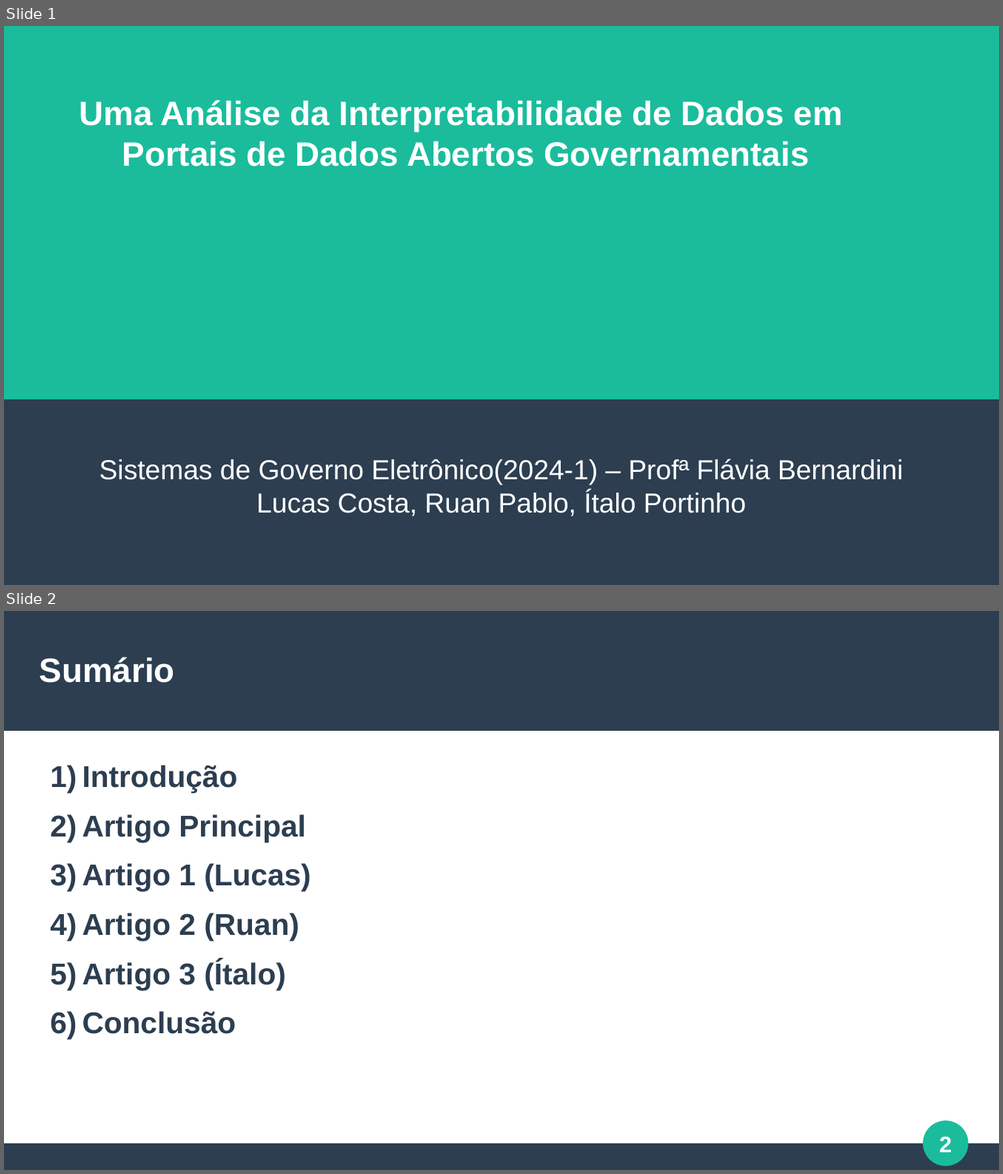
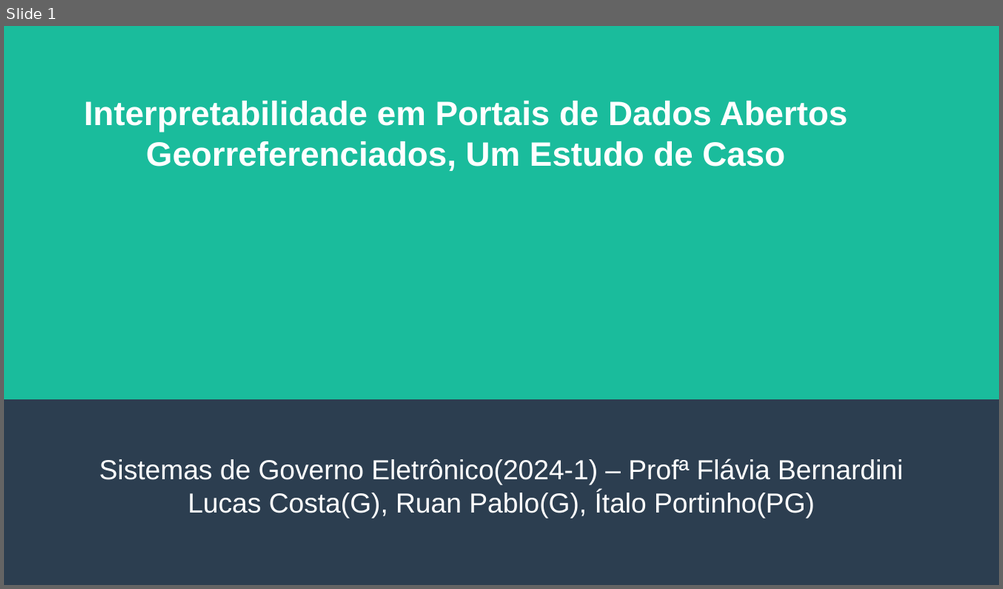
Before and after one commit to italoportinho/trabalho-egov-2024-1, a slide deck: trabalho-pratico/apresentacao_trabalho_pratico_EGOV_2024-1.pptx. Shown one above the other, each under a label of ours: slides 1 and 2 before the commit, slide 1 after it. The pictures are 1003x1174 and 1003x589 pixels, drawn with LibreOffice and Linux fonts; fonts in the diff are those of the drawing. Boxes give left, top, right and bottom in pixels: in the first picture for what was removed or moved away, otherwise in the second. Text is boxed around its words. In the diff, an @@ line names an element or a change of style, - is before the commit and + after.

```diff
--- a/trabalho-pratico/apresentacao_trabalho_pratico_EGOV_2024-1.pptx
+++ b/trabalho-pratico/apresentacao_trabalho_pratico_EGOV_2024-1.pptx
@@ slide 2 removed at [4, 611, 999, 1170], background #FFFFFF @@
@@ rectangle removed at [4, 611, 999, 731] @@
@@ text removed at [40, 657, 175, 683] @@
-Sumário
@@ text removed at [82, 765, 310, 1034] @@
-1) Introdução
-2) Artigo Principal
-3) Artigo 1 (Lucas)
-4) Artigo 2 (Ruan)
-5) Artigo 3 (Ítalo)
-6) Conclusão
@@ ellipse removed at [924, 1122, 968, 1166] @@
@@ page number removed at [939, 1136, 951, 1153] @@
-2
@@ rectangle removed at [4, 1145, 999, 1170] @@
@@ slide 1 changed as well @@
@@ text at [84, 101, 848, 171]: text changed @@
-Uma Análise da Interpretabilidade de Dados em
-Portais de Dados Abertos Governamentais
+Interpretabilidade em Portais de Dados Abertos Georreferenciados, Um Estudo de Caso
@@ text at [188, 491, 814, 518]: text changed @@
-Lucas Costa, Ruan Pablo, Ítalo Portinho
+Lucas Costa(G), Ruan Pablo(G), Ítalo Portinho(PG)
```
Also in this commit, not shown: 37 other slides changed, 18 slides added, 1 other slide removed.
